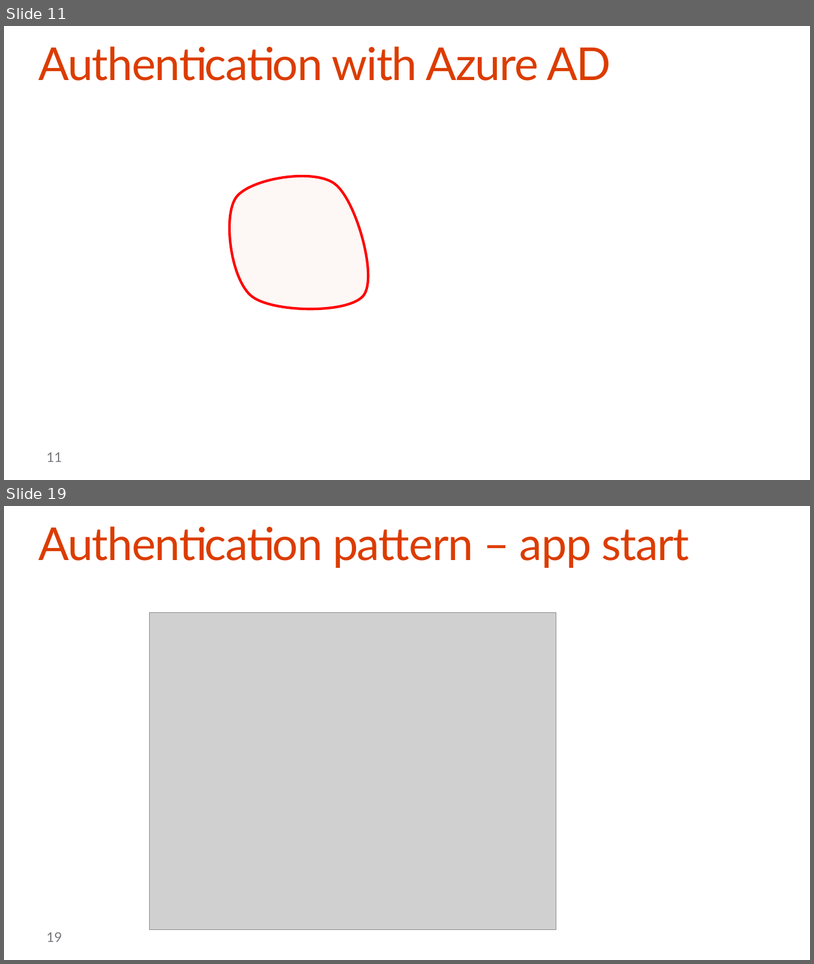
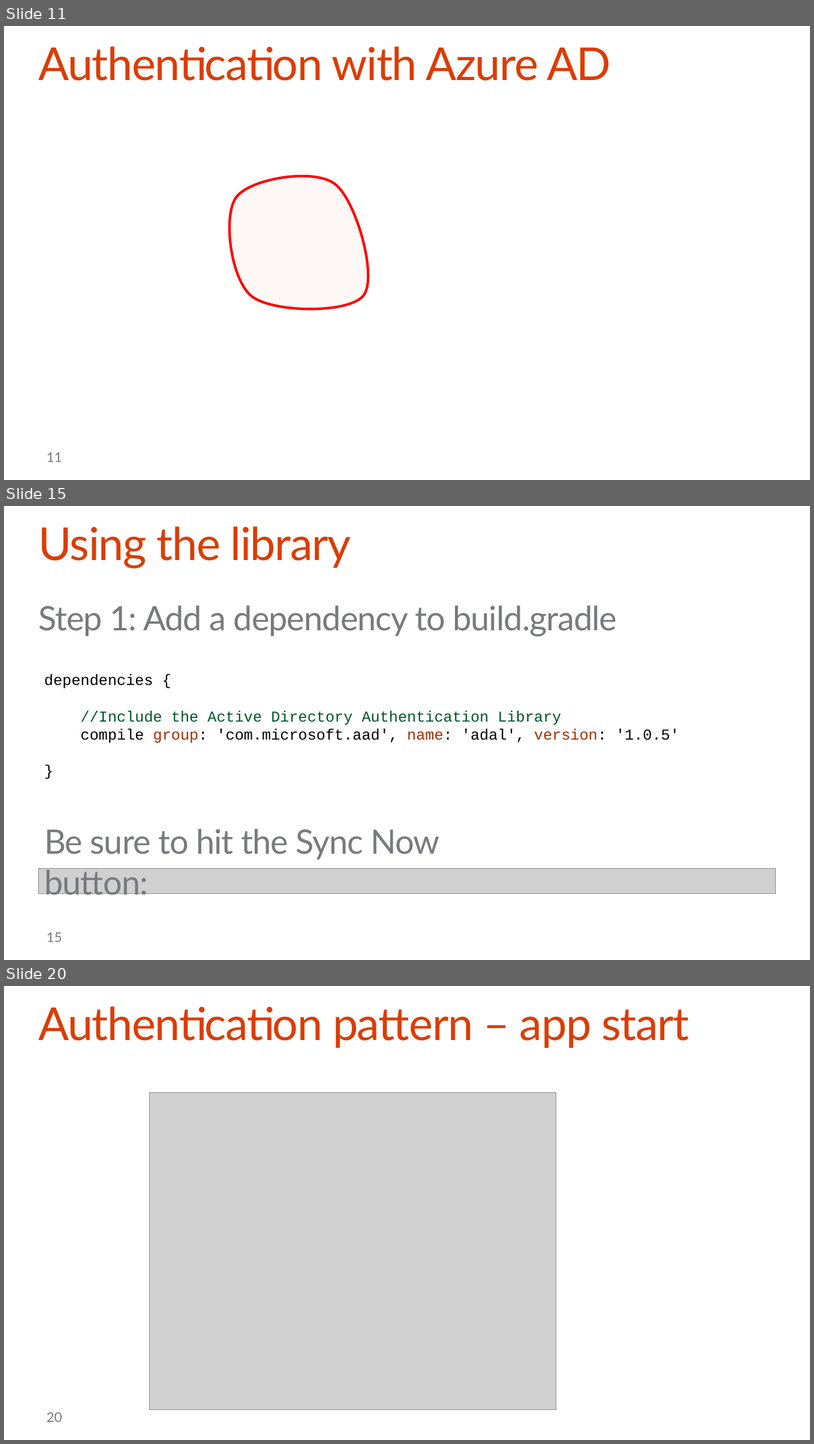
Before and after one commit to stinethebean/DevCampTraining, a slide deck: 06.Hook into SharePoint APIs with Android/06.Hook into SharePoint APIs with Android.pptx. Shown one above the other, each under a label of ours: slides 11 and 19 before the commit, slides 11, 15 and 20 after it; the slides between them are not shown. The pictures are 814x964 and 814x1444 pixels, drawn with LibreOffice and Linux fonts; fonts in the diff are those of the drawing; grey boxes stand for pictures; background and template pictures are left out. Boxes give left, top, right and bottom in pixels: in the first picture for what was removed or moved away, otherwise in the second. Text is boxed around its words. In the diff, an @@ line names an element or a change of style, - is before the commit and + after.

```diff
--- a/06.Hook into SharePoint APIs with Android/06.Hook into SharePoint APIs with Android.pptx
+++ b/06.Hook into SharePoint APIs with Android/06.Hook into SharePoint APIs with Android.pptx
@@ slide 15 added at [4, 506, 810, 960], background #FFFFFF @@
@@ title added at [38, 526, 351, 568], 54 pt, text #DC3C00 @@
+Using the library
@@ text added at [38, 606, 617, 636], 40 pt, text #797A7D @@
+Step 1: Add a dependency to build.gradle
@@ text added at [44, 674, 680, 743], 18 pt, text #000000 @@
+dependencies {
+//Include the Active Directory Authentication Library
+compile group: 'com.microsoft.aad', name: 'adal', version: '1.0.5'
+}
@@ text added at [44, 829, 440, 900], 40 pt, text #797A7D @@
+Be sure to hit the Sync Now button:
@@ picture added at [38, 868, 776, 893] @@
@@ page number added at [47, 932, 62, 942], 16 pt, text #797A7D @@
+15
@@ what was slide 19 is now slide 20 @@
@@ page number at [47, 1412, 62, 1422]: text changed @@
-19
+20
```
Also in this commit, not shown: 11 slides changed, 1 other slide added, 1 slide removed.
